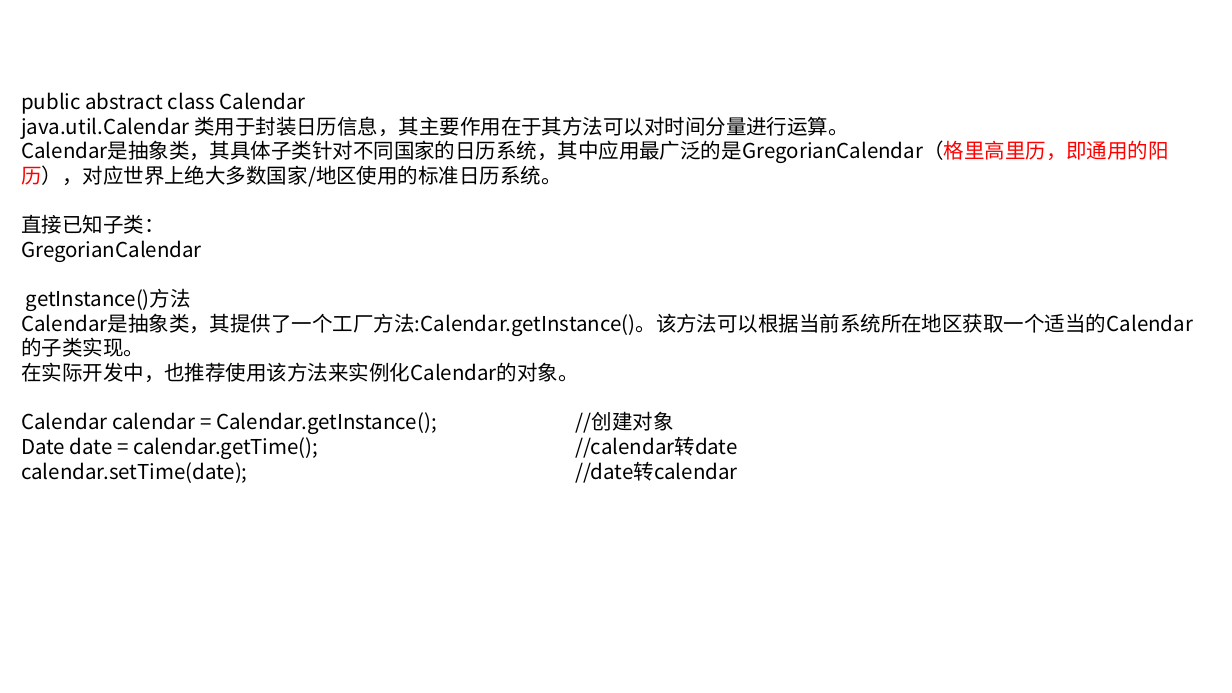
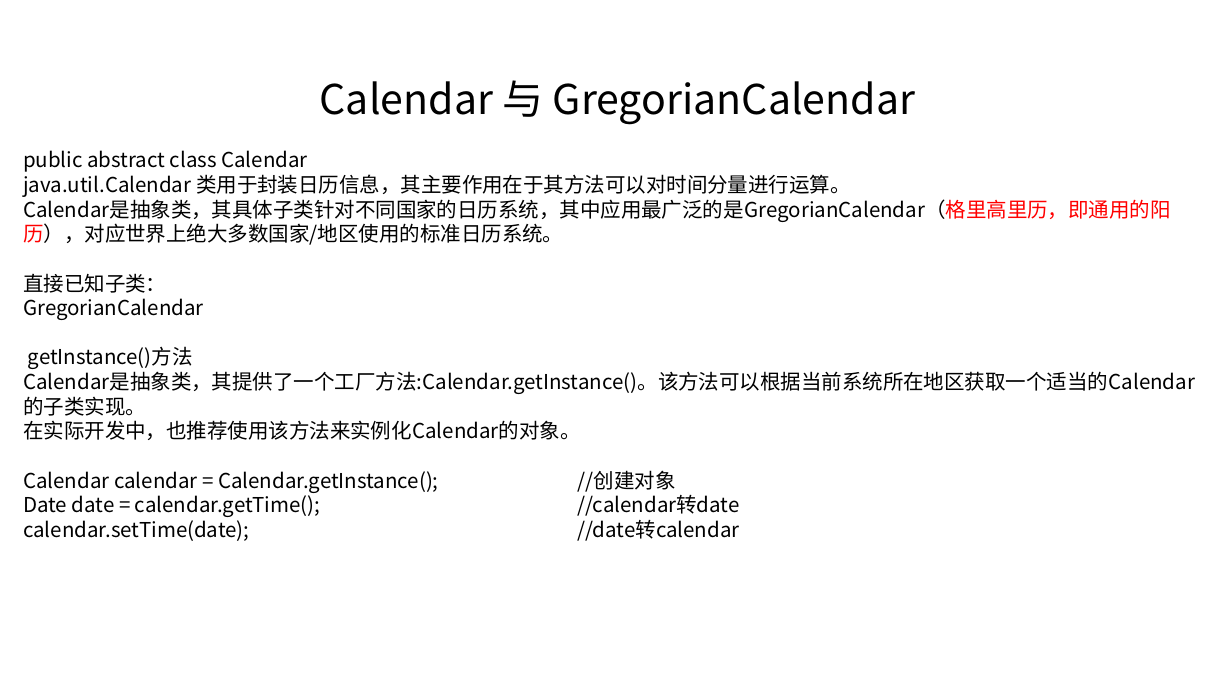
Before and after one commit to linkknown/PPT, a slide deck: slide 4 of 基础PPT/第5章：Java日期处理.pptx. Drawn at 1232x693 pixels with LibreOffice and Linux fonts; fonts in the diff are those of the drawing; background and template pictures are left out. Boxes give left, top, right and bottom in pixels: in the first picture for what was removed or moved away, otherwise in the second. Text is boxed around its words. In the diff, an @@ line names an element or a change of style, - is before the commit and + after.

```diff
--- a/基础PPT/第5章：Java日期处理.pptx
+++ b/基础PPT/第5章：Java日期处理.pptx
@@ text added at (x1=320, y1=80, x2=915, y2=125), 32 pt, text #000000 @@
+Calendar 与 GregorianCalendar
@@ text "public abstract class Calendar" moved from (x1=21, y1=92, x2=1193, y2=483) to (x1=23, y1=150, x2=1195, y2=541) @@
```
Also in this commit, not shown: 1 other slide changed, 2 slides removed, 2 other files.
